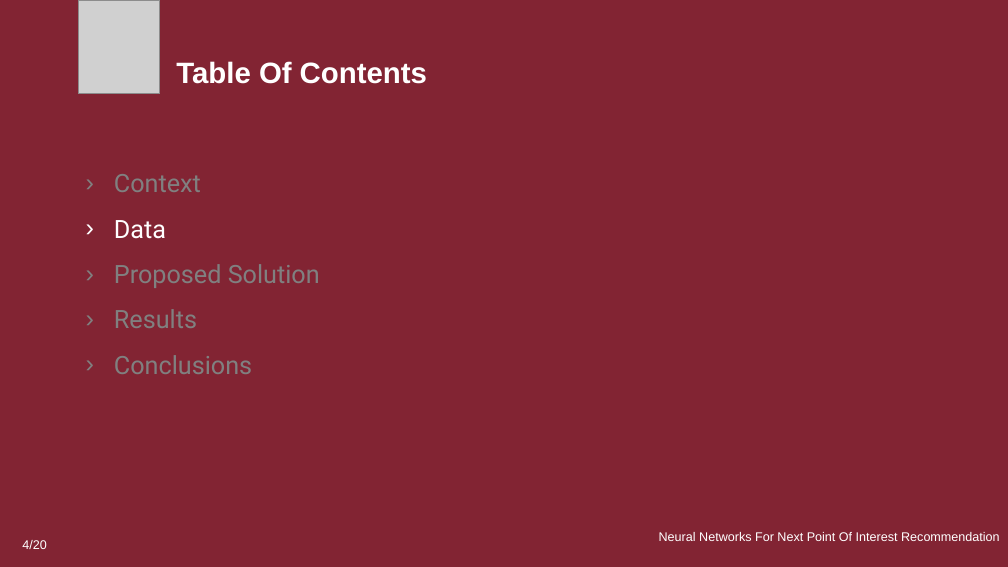
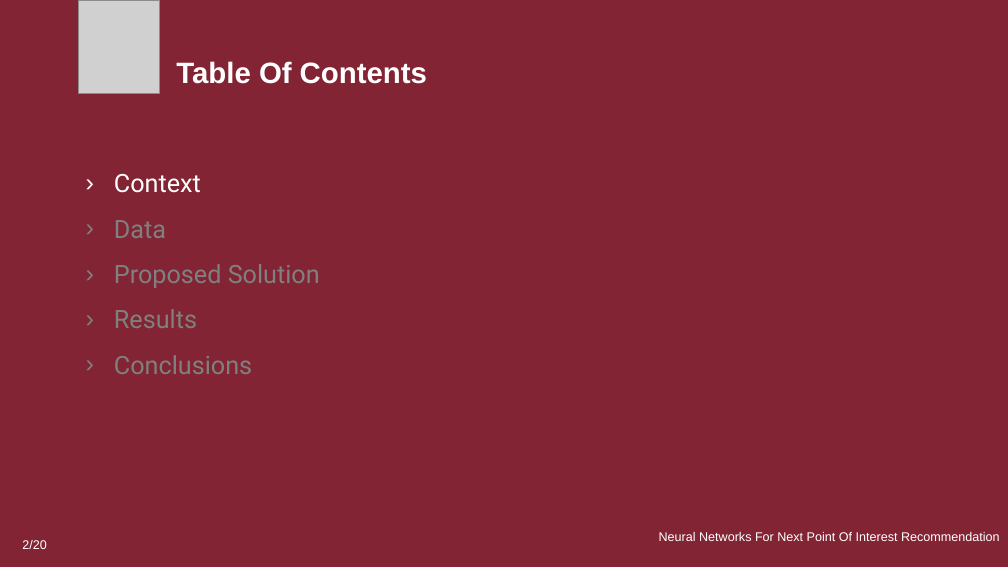
Before and after one commit to dario-loi/foursquare, a slide deck: slide 2 of presentation.pptm (slide 4 before the commit). Drawn at 1008x567 pixels with LibreOffice and Linux fonts; fonts in the diff are those of the drawing; grey boxes stand for pictures. Boxes give left, top, right and bottom in pixels: in the first picture for what was removed or moved away, otherwise in the second. Text is boxed around its words. In the diff, an @@ line names an element or a change of style, - is before the commit and + after.

```diff
--- a/presentation.pptm
+++ b/presentation.pptm
@@ text "Context" at (x1=114, y1=174, x2=320, y2=374): text colour #808080 to #FFFFFF in "Context"; text colour #FFFFFF to #808080 in "Data" @@
@@ page number at (x1=22, y1=540, x2=46, y2=549): text changed @@
-4/20
+2/20
```
Also in this commit, not shown: 13 other slides changed.
